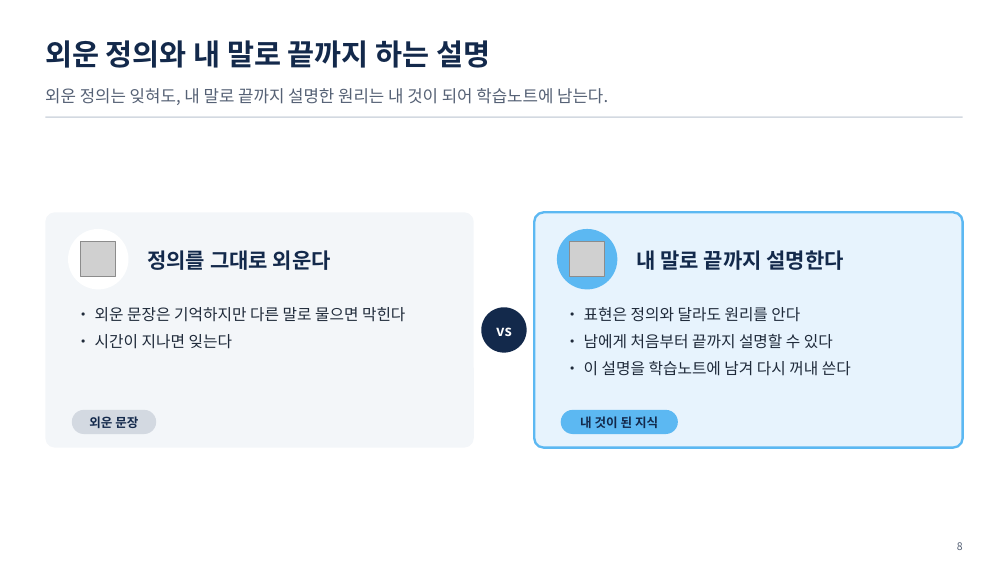
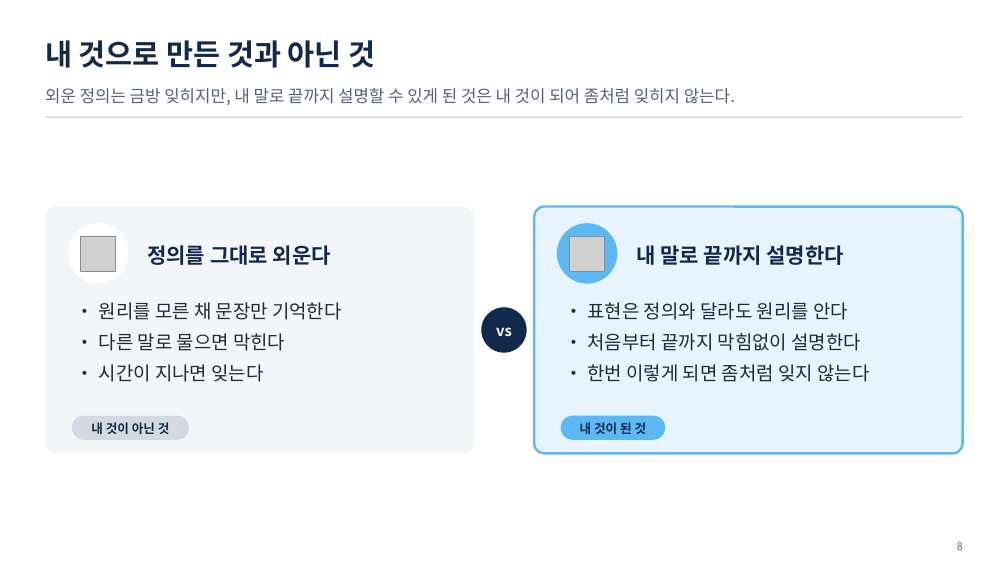
Before and after one commit to uengine-oss/hyd-iot-edu, a slide deck: slide 8 of workspace/강의제작/산출물/통합반/이론/01회차/통합반_01일차.pptx. Drawn at 1008x567 pixels with LibreOffice and Linux fonts; fonts in the diff are those of the drawing; grey boxes stand for pictures. Boxes give left, top, right and bottom in pixels: in the first picture for what was removed or moved away, otherwise in the second. Text is boxed around its words. In the diff, an @@ line names an element or a change of style, - is before the commit and + after.

Commit message:
1회차 이론 01편 덱 확정(사용자 확정): 학습목표 카드 이름 · 목차 세 단원 · 5장 요약 맡기면 일 두 배 → 바로 덤벼든다 · 8장 내 것으로 만든 것과 아닌 것 · 9장 AI 선생님 대화 삽화(새 그림) · 10장 학습노트에 남기기 = 지식 자산화 · 12장 실습 소개(오늘은 학습노트 만들기만) · 64장 03 단원 이름 「판단의 바탕이 되는 온톨로지의 필요성」. 확정 PPTX는 그 장만 장교체 + 노트주입

```diff
--- a/workspace/강의제작/산출물/통합반/이론/01회차/통합반_01일차.pptx
+++ b/workspace/강의제작/산출물/통합반/이론/01회차/통합반_01일차.pptx
@@ text at bbox=[45, 40, 376, 68]: text changed @@
-외운 정의와 내 말로 끝까지 하는 설명
+내 것으로 만든 것과 아닌 것
@@ text at bbox=[45, 88, 735, 105]: text changed @@
-외운 정의는 잊혀도, 내 말로 끝까지 설명한 원리는 내 것이 되어 학습노트에 남는다.
+외운 정의는 금방 잊히지만, 내 말로 끝까지 설명할 수 있게 된 것은 내 것이 되어 좀처럼 잊히지 않는다.
@@ rounded rectangle: place and size @@
-rounded rectangle at bbox=[45, 212, 474, 448]
+rounded rectangle at bbox=[45, 206, 474, 454]
@@ rounded rectangle: place and size @@
-rounded rectangle at bbox=[535, 212, 963, 448]
+rounded rectangle at bbox=[535, 206, 963, 454]
@@ 2 pictures, 2 texts, 2 ellipses: place and size @@
-2 pictures, 2 texts, 2 ellipses at bbox=[68, 229, 844, 290]
+2 pictures, 2 texts, 2 ellipses at bbox=[68, 223, 844, 284]
@@ text at bbox=[99, 302, 342, 351]: text changed; size 15 to 18 pt @@
-• 외운 문장은 기억하지만 다른 말로 물으면 막힌다
+• 원리를 모른 채 문장만 기억한다
+• 다른 말로 물으면 막힌다
@@ text at bbox=[587, 302, 848, 320]: size 15 to 18 pt in "• 표현은 정의와 달라도 원리를 안다"; indent changed @@
@@ text at bbox=[587, 333, 869, 382]: text changed; size 15 to 18 pt @@
-• 남에게 처음부터 끝까지 설명할 수 있다
-• 이 설명을 학습노트에 남겨 다시 꺼내 쓴다
+• 처음부터 끝까지 막힘없이 설명한다
+• 한번 이렇게 되면 좀처럼 잊지 않는다
@@ text at bbox=[99, 364, 263, 382]: size 15 to 18 pt in "• 시간이 지나면 잊는다"; indent changed @@
@@ rounded rectangle: place and size @@
-rounded rectangle at bbox=[72, 410, 157, 434]
+rounded rectangle at bbox=[72, 416, 189, 440]
@@ rounded rectangle: place and size @@
-rounded rectangle at bbox=[561, 410, 678, 434]
+rounded rectangle at bbox=[561, 416, 665, 440]
@@ text at bbox=[91, 422, 170, 434]: text changed @@
-외운 문장
+내 것이 아닌 것
@@ text at bbox=[580, 422, 647, 434]: text changed @@
-내 것이 된 지식
+내 것이 된 것
```
Also in this commit, not shown: 7 other slides changed, 4 other files.
